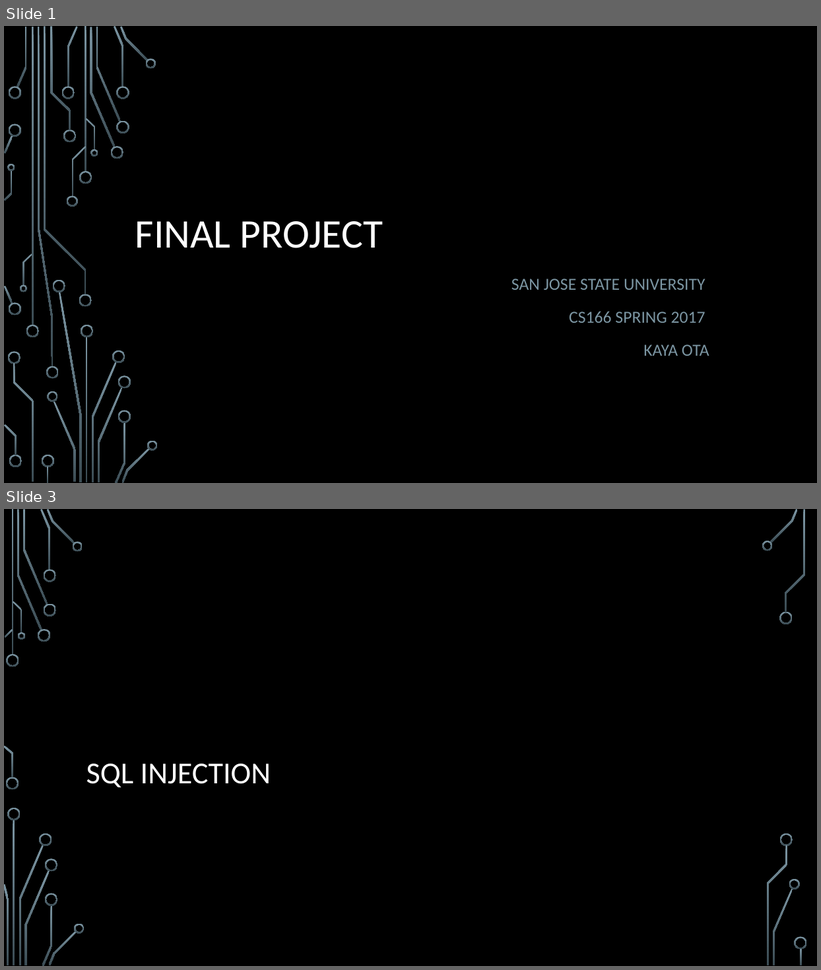
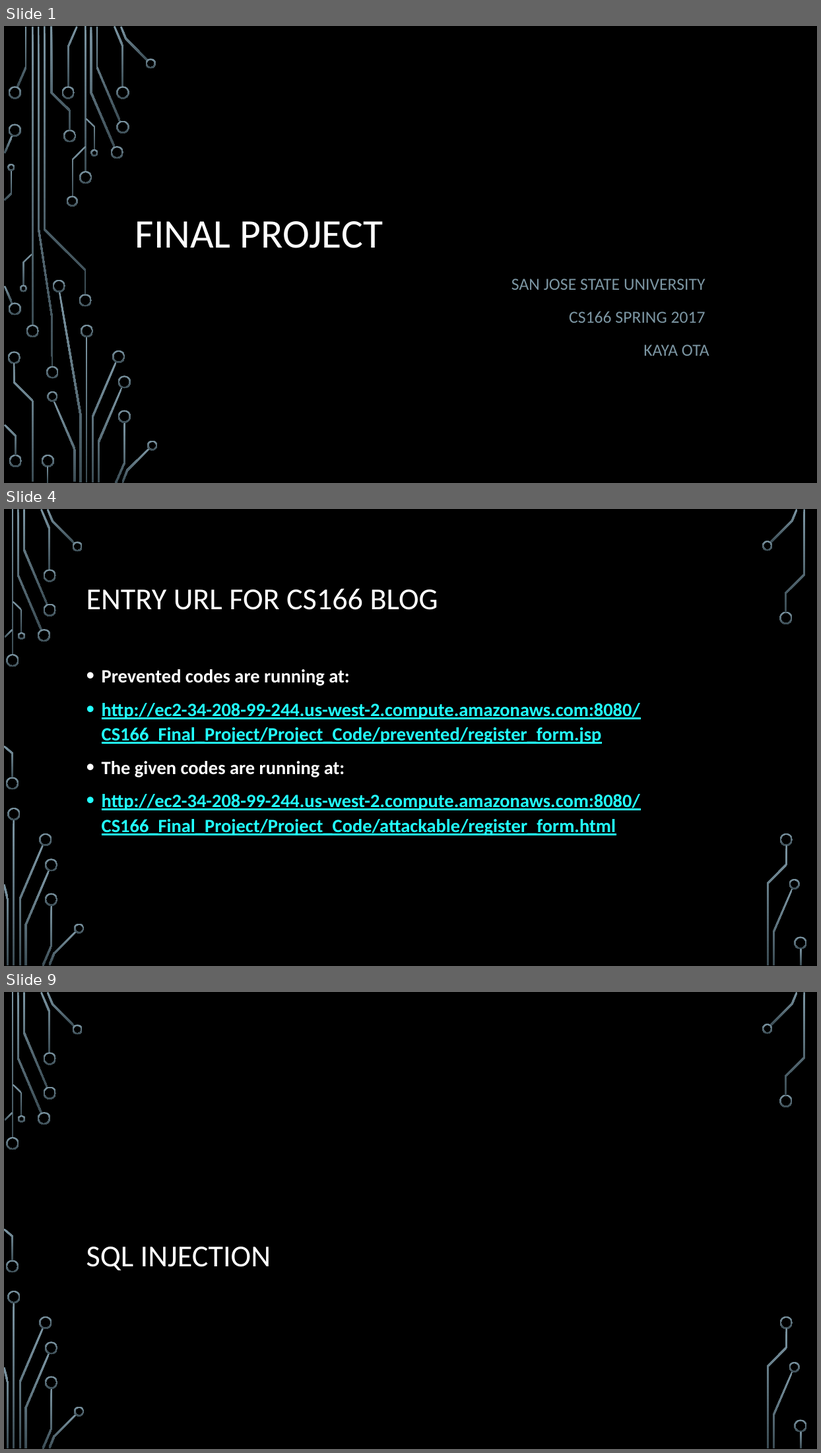
Before and after one commit to 28kayak/CS166_Final_Project, a slide deck: Fianl_Project.pptx. Shown one above the other, each under a label of ours: slides 1 and 3 before the commit, slides 1, 4 and 9 after it; the slides between them are not shown. The pictures are 821x970 and 821x1453 pixels, drawn with LibreOffice and Linux fonts; fonts in the diff are those of the drawing; background and template pictures are left out. Boxes give left, top, right and bottom in pixels: in the first picture for what was removed or moved away, otherwise in the second. Text is boxed around its words. In the diff, an @@ line names an element or a change of style, - is before the commit and + after.

```diff
--- a/Fianl_Project.pptx
+++ b/Fianl_Project.pptx
@@ slide 4 added at (4,509,817,966), background picture (left out); not listed: 36 template elements that a slide beside it also shows @@
@@ title added at (86,588,438,610), 36 pt, text #FFFFFF @@
+ENTRY URL FOR CS166 BLOG
@@ text added at (102,669,640,836), 22.2 pt, text #22FFFF, bold, underline @@
+• Prevented codes are running at:
+• http://ec2-34-208-99-244.us-west-2.compute.amazonaws.com:8080/CS166_Final_Project/Project_Code/prevented/register_form.jsp
+• The given codes are running at:
+• http://ec2-34-208-99-244.us-west-2.compute.amazonaws.com:8080/CS166_Final_Project/Project_Code/attackable/register_form.html
@@ what was slide 3 is now slide 9 @@
```
Also in this commit, not shown: 3 slides changed, 8 other slides added, 2 slides removed.
